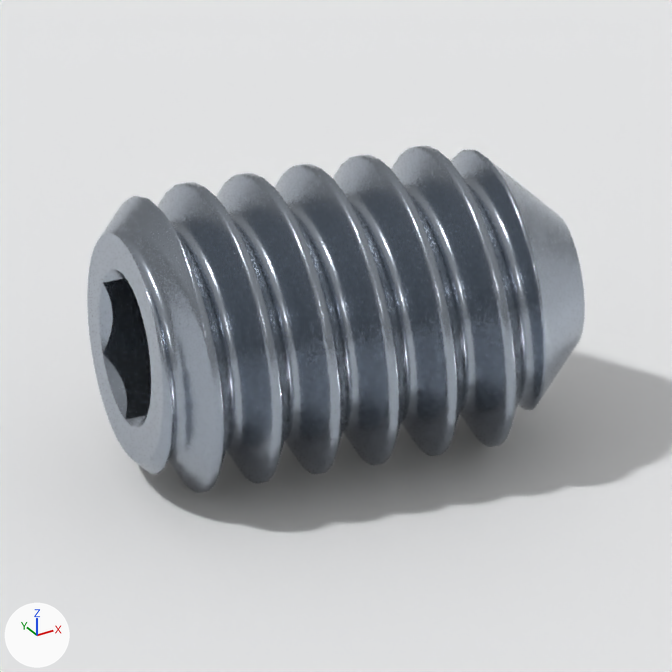
The Blender file navigation_oobb/hardware/screw/grub/hex_head/stainless_steel/m2_diameter/3_mm_length/three_d_model/studio.blend: old version first, new version second.
Rendered twice from the file's camera 'product camera'. Lighting does not change. The marker at lower left points along +X, +Y and +Z. The picture after the commit comes second.

In view in the first picture: 'product full', 'product seamless floor'.
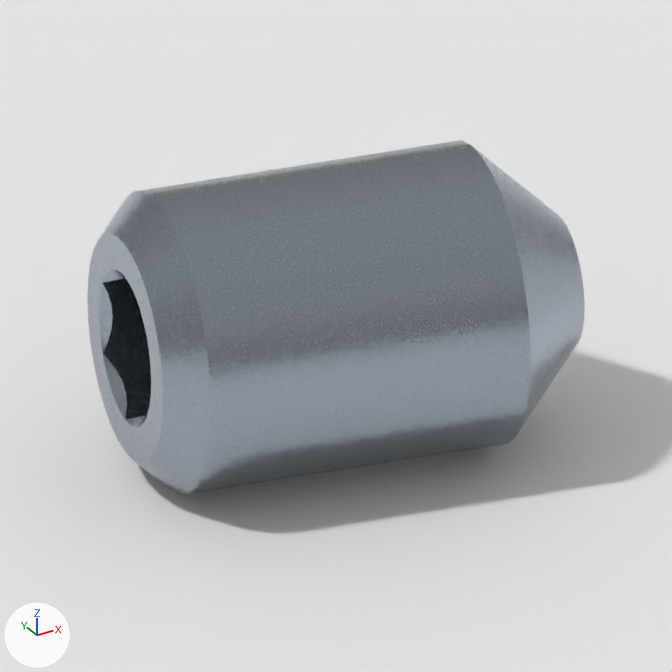
What the commit changed:
Object 'product full' (ob_product_full) is now hidden.
Object 'product display' (ob_product_display) is now shown.

Changed parts and their boxes (x1, y1, x2, y2) in the pictures (672 x 672 px):
'product display', shown: after (87, 140, 585, 495)
'product full', hidden: before (87, 146, 585, 493)
